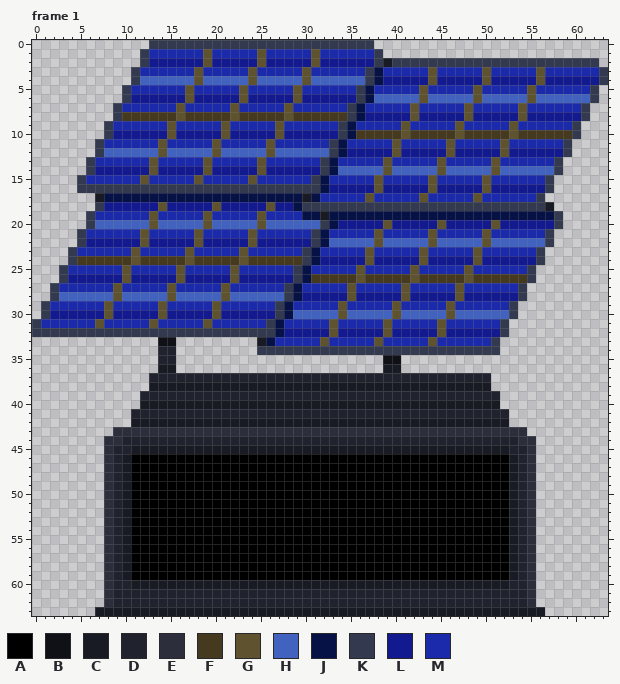
Edited in one commit: pixel-art file (assets/images/stations/solar_collector.aseprite). Above: the version before the commit.
64x64 pixels, 34 frames. Colours within 5 levels of each other are drawn and written as one. Shown: frame 1.
Palette (. is transparent): A #000000  B #0f1117  C #181b24  D #20232e  E #2c2f3b  F #453a20  G #5e522f  H #4163bf  J #061145  K #333a4f  L #13198f  M #1b2aab
After the commit:
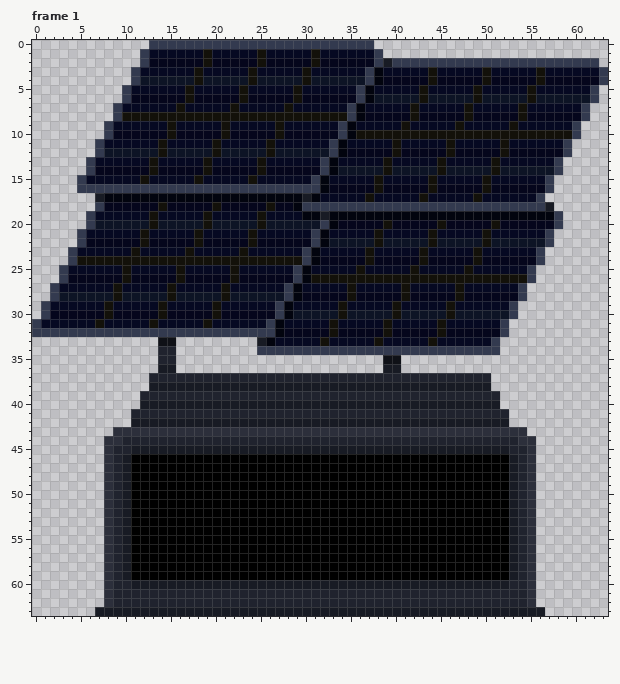
Edits made:
{"colour":"G","old":"#5e522f","new":"#13110a"}
{"colour":"H","old":"#4163bf","new":"#0d1425"}
{"colour":"J","old":"#061145","new":"#02040e"}
{"colour":"L","old":"#13198f","new":"#05061c"}
{"colour":"M","old":"#1b2aab","new":"#060922"}
{"where": "frame 1, layer \"Layer 1\""}
{"frame":1,"y":8,"x":10,"old":"FFFFFF","new":"GGGGGG"}
{"frame":1,"y":8,"x":17,"old":"FFFFF","new":"GGGGG"}
{"frame":1,"y":8,"x":23,"old":"FFFFF","new":"GGGGG"}
{"frame":1,"y":8,"x":29,"old":"FFFFFF","new":"GGGGGG"}
{"frame":1,"y":10,"x":36,"old":"FFFFF","new":"GGGGG"}
{"frame":1,"y":10,"x":42,"old":"FFFFF","new":"GGGGG"}
{"frame":1,"y":10,"x":48,"old":"FFFFF","new":"GGGGG"}
{"frame":1,"y":10,"x":54,"old":"FFFFFF","new":"GGGGGG"}
{"frame":1,"y":24,"x":5,"old":"FFFFFF","new":"GGGGGG"}
{"frame":1,"y":24,"x":12,"old":"FFFFF","new":"GGGGG"}
{"frame":1,"y":24,"x":18,"old":"FFFFF","new":"GGGGG"}
{"frame":1,"y":24,"x":24,"old":"FFFFFF","new":"GGGGGG"}
{"frame":1,"y":26,"x":31,"old":"FFFFF","new":"GGGGG"}
{"frame":1,"y":26,"x":37,"old":"FFFFF","new":"GGGGG"}
{"frame":1,"y":26,"x":43,"old":"FFFFF","new":"GGGGG"}
{"frame":1,"y":26,"x":49,"old":"FFFFFF","new":"GGGGGG"}
